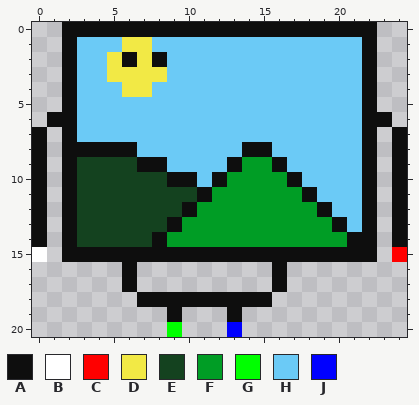
A pixel-art sprite gets an edit: media/imgEnemy/1/spr7.png. Above: the version before the commit.
The file is 125x105 pixels, drawn in blocks of 5x5; one block is one cell here.
Palette (. is transparent): A #0e0e0e  B #ffffff  C #ff0000  D #f2e945  E #14421f  F #009d25  G #00ff00  H #6bcaf6  J #0000ff
Pixels before, first column x 0:
 0 ..AAAAAAAAAAAAAAAAAAAAA..
 1 ..AHHHDDHHHHHHHHHHHHHHA..
 2 ..AHHDADAHHHHHHHHHHHHHA..
 3 ..AHHDDDDHHHHHHHHHHHHHA..
 4 ..AHHHDDHHHHHHHHHHHHHHA..
 5 ..AHHHHHHHHHHHHHHHHHHHA..
 6 .AAHHHHHHHHHHHHHHHHHHHAA.
 7 A.AHHHHHHHHHHHHHHHHHHHA.A
 8 A.AAAAAHHHHHHHAAHHHHHHA.A
 9 A.AEEEEAAHHHHAFFAHHHHHA.A
10 A.AEEEEEEAAHAFFFFAHHHHA.A
11 A.AEEEEEEEEAFFFFFFAHHHA.A
12 A.AEEEEEEEAFFFFFFFFAHHA.A
13 A.AEEEEEEAFFFFFFFFFFAHA.A
14 A.AEEEEEAFFFFFFFFFFFFAA.A
15 B.AAAAAAAAAAAAAAAAAAAAA.C
16 ......A.........A........
17 ......A.........A........
18 .......AAAAAAAAA.........
19 .........A...A...........
20 .........G...J...........
After:
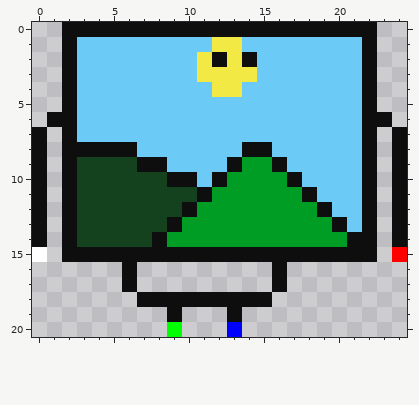
Edits made:
Colour H gives way to colour A in row 2 at x 12 and 14.
Colour H gives way to colour D in row 1 at x 12 to 13; in row 2 at x 11 and 13; in row 3 at x 11 to 14; in row 4 at x 12 to 13.
Colour A gives way to colour H in row 2 at x 6 and 8.
Colour D gives way to colour H in row 1 at x 6 to 7; in row 2 at x 5 and 7; in row 3 at x 5 to 8; in row 4 at x 6 to 7.
